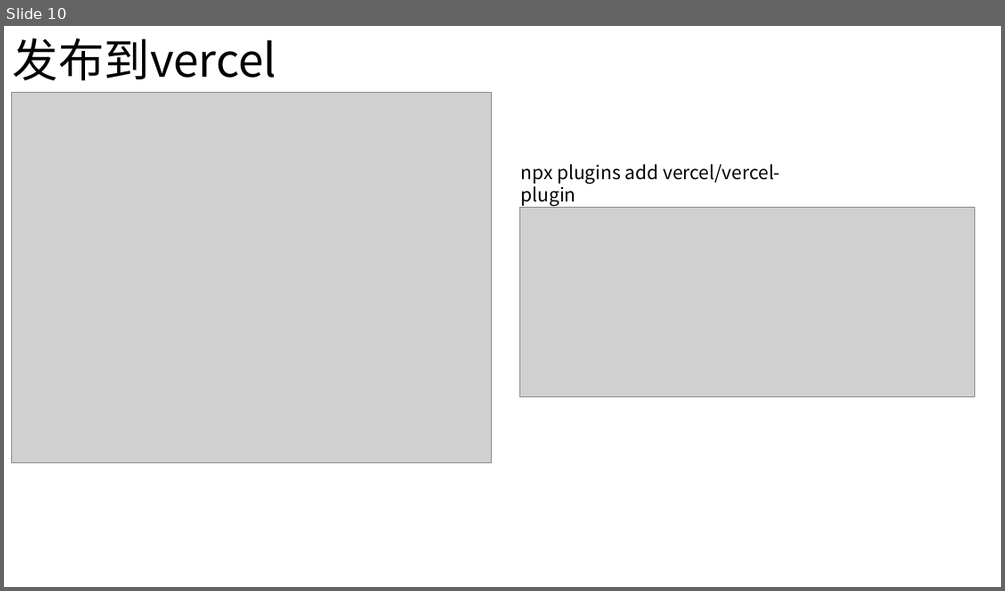
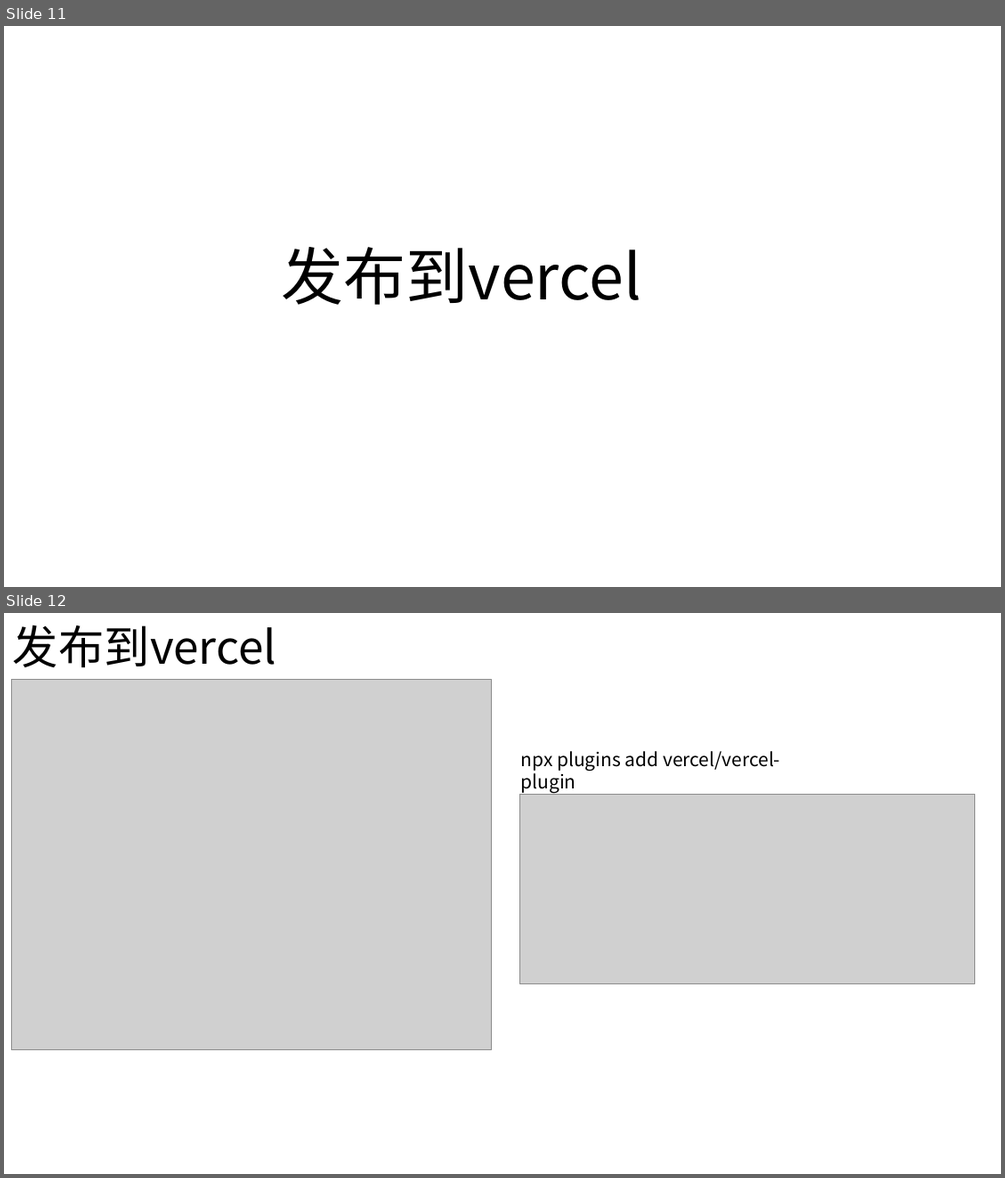
Before and after one commit to a0956610123/mytolist, a slide deck: doc/操作手册.pptx. Shown one above the other, each under a label of ours: slide 10 before the commit, slides 11 and 12 after it. The pictures are 1005x591 and 1005x1178 pixels, drawn with LibreOffice and Linux fonts; fonts in the diff are those of the drawing; grey boxes stand for pictures. Boxes give left, top, right and bottom in pixels: in the first picture for what was removed or moved away, otherwise in the second. Text is boxed around its words. In the diff, an @@ line names an element or a change of style, - is before the commit and + after.

```diff
--- a/doc/操作手册.pptx
+++ b/doc/操作手册.pptx
@@ slide 11 added at [4, 26, 1001, 587], background #FFFFFF @@
@@ title added at [282, 247, 641, 305], 60 pt, text #000000 @@
+发布到vercel
@@ what was slide 10 is now slide 12 @@
```
Also in this commit, not shown: 5 slides changed, 6 other slides added, 13 slides removed.
